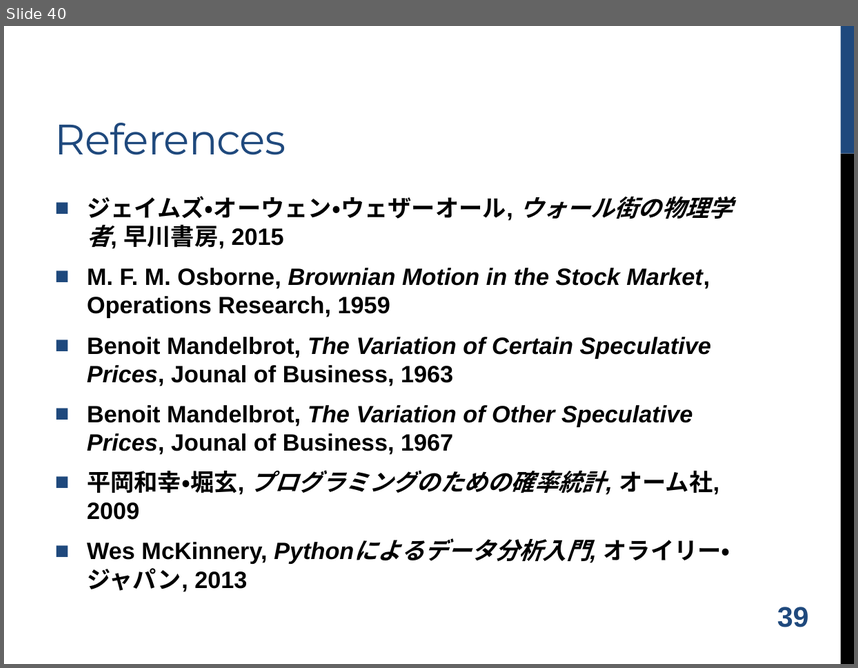
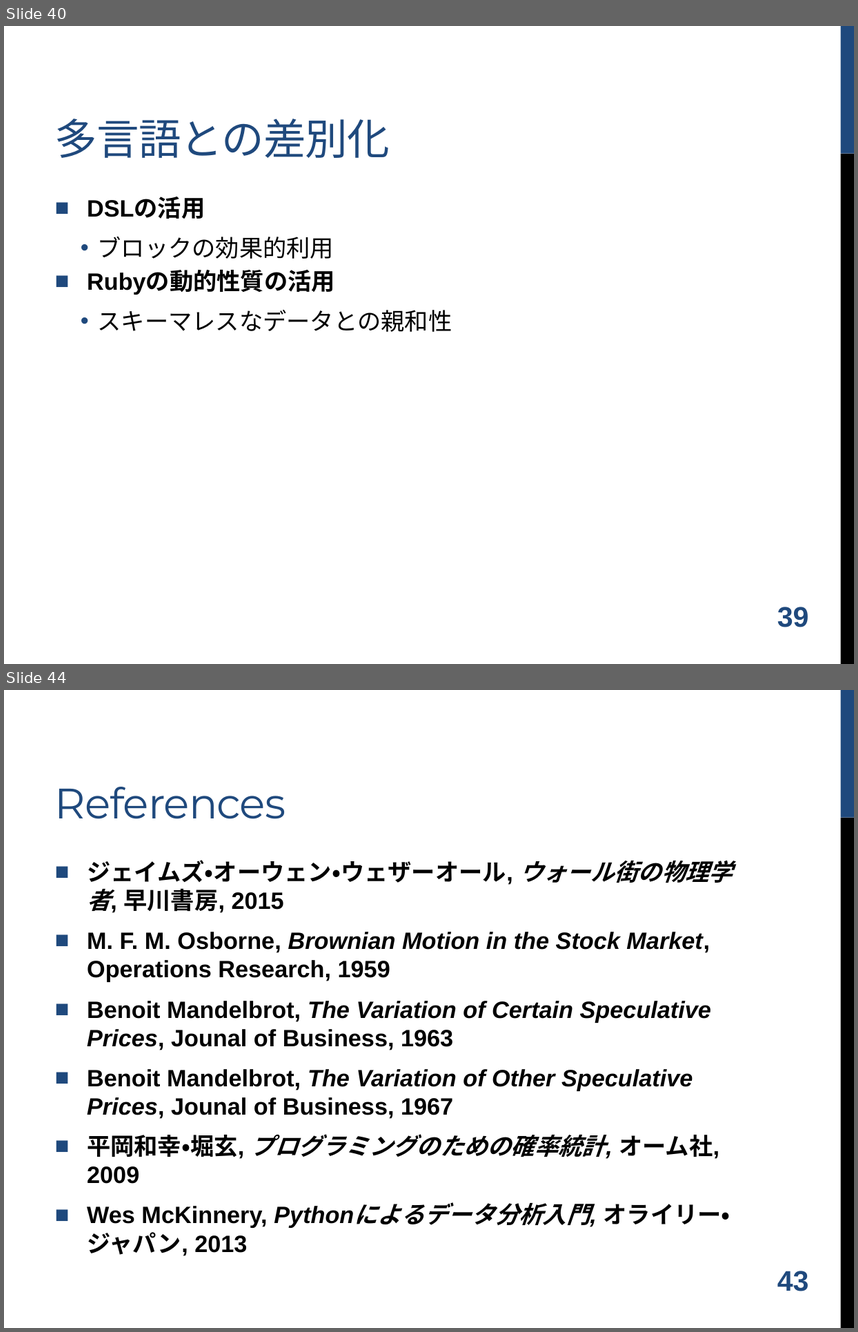
Before and after one commit to shugo/DCW2016, a slide deck: ruby_data_analysis.pptx. Shown one above the other, each under a label of ours: slide 40 before the commit, slides 40 and 44 after it; the slides between them are not shown. The pictures are 858x668 and 858x1332 pixels, drawn with LibreOffice and Linux fonts; fonts in the diff are those of the drawing; background and template pictures are left out. Boxes give left, top, right and bottom in pixels: in the first picture for what was removed or moved away, otherwise in the second. Text is boxed around its words. In the diff, an @@ line names an element or a change of style, - is before the commit and + after.

```diff
--- a/ruby_data_analysis.pptx
+++ b/ruby_data_analysis.pptx
@@ slide 40 added at <box>4,26,854,664</box>, background #FFFFFF; not listed: 2 template elements that a slide beside it also shows @@
@@ title added at <box>55,118,390,158</box>, 36 pt, text #1F497D @@
+多言語との差別化
@@ text added at <box>87,198,452,332</box>, 20 pt, text #000000 @@
+■ DSLの活用
+  • ブロックの効果的利用
+■ Rubyの動的性質の活用
+  • スキーマレスなデータとの親和性
@@ page number added at <box>777,606,809,627</box>, 24 pt, text #1F497D, bold @@
+39
@@ what was slide 40 is now slide 44 @@
@@ page number at <box>777,1270,809,1291</box>: text changed @@
-39
+43
```
Also in this commit, not shown: 9 slides changed, 7 other slides added, 4 slides removed, 2 other files.
